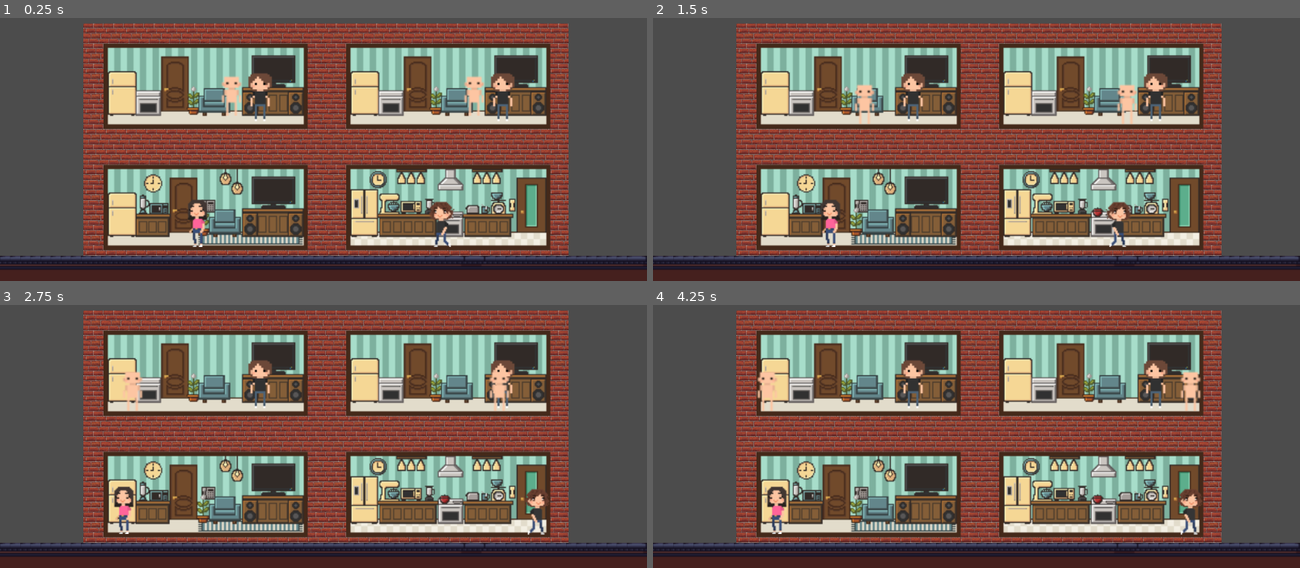
Above: before the commit, frames 1-4 (two rows, left to right).
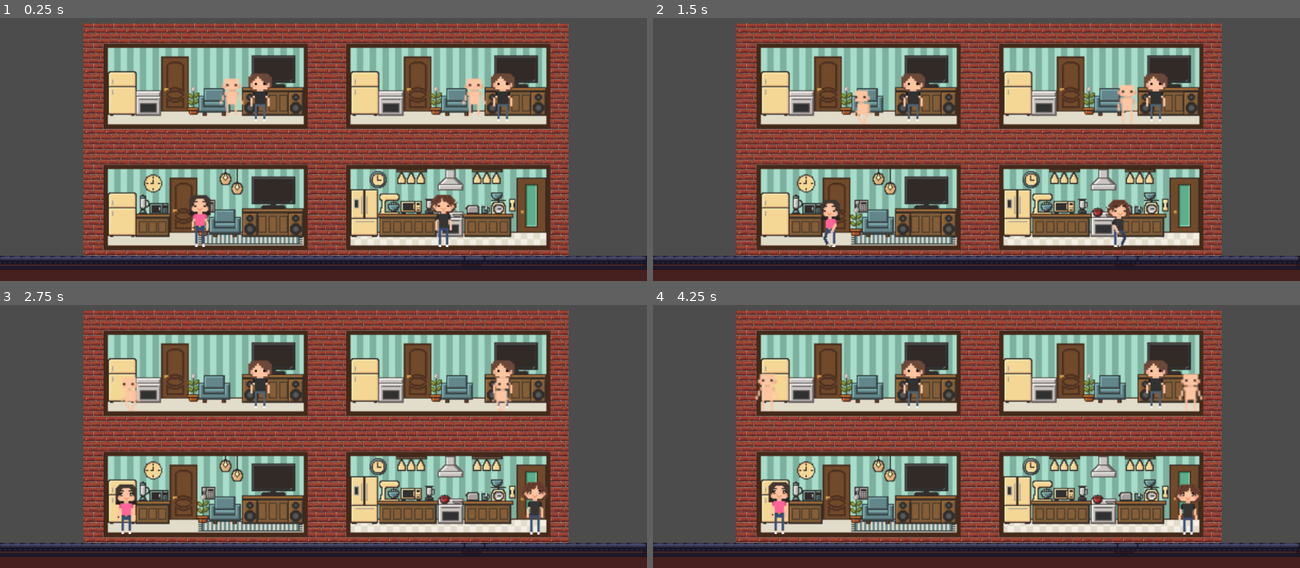
Above: after the commit, the same moments.

Repository: FloYanez/CapybaraRepublicGame
Game: Godot game, scene res://Escena/HotelV1.tscn
Same seed, same stepped clock (60 frames per second), same inputs: the game is played once before the commit and once after it. This scene is started directly instead of the project's main scene.
Inputs (mouse positions are in pixels of both pictures, inside the frame that each line leads up to):
- Up to frame 1 (0.25 s): no input
- Up to frame 2 (1.5 s): move the mouse to (1118, 73) at 0.52 s; move the mouse to (847, 110) at 1.27 s
- Up to frame 3 (2.75 s): move the mouse to (outside the picture) at 2.02 s
- Up to frame 4 (4.25 s): move the mouse to (944, 454) at 2.77 s; move the mouse to (1170, 436) at 3.52 s

The runs differ from the first frame. In frame 1, 1.1% of the frame differs, in the area x 29-76%, y 22-88%; in frame 2, 0.6%; in frame 3, 1.2%, in the area x 17-85%, y 25-88%; in frame 4, 1.0%.

Commit message:
inquilinos animados

Diff:
--- a/Escena/inquilinoA.tscn
+++ b/Escena/inquilinoA.tscn
@@ -159,6 +159,7 @@
 states/walk/node = SubResource( 6 )
 states/walk/position = Vector2( 430, 58 )
 transitions = [ "Idle", "walk", SubResource( 11 ), "walk", "Idle", SubResource( 12 ) ]
+start_node = "Idle"
 
 [sub_resource type="AnimationNodeStateMachinePlayback" id=10]
 
--- a/Escena/inquilinoERIC.tscn
+++ b/Escena/inquilinoERIC.tscn
@@ -184,6 +184,7 @@
 states/walk/node = SubResource( 11 )
 states/walk/position = Vector2( 345, 66 )
 transitions = [ "walk", "Idle", SubResource( 12 ), "Idle", "walk", SubResource( 13 ) ]
+start_node = "Idle"
 
 [sub_resource type="AnimationNodeStateMachinePlayback" id=10]
 
@@ -198,7 +199,7 @@
 [node name="Sprite" type="Sprite" parent="."]
 position = Vector2( -8, -3 )
 scale = Vector2( 1.5, 1.5 )
-texture = ExtResource( 2 )
+texture = ExtResource( 1 )
 hframes = 4
 
 [node name="AnimationPlayer" type="AnimationPlayer" parent="."]
--- a/Escena/inquilinoFLO.tscn
+++ b/Escena/inquilinoFLO.tscn
@@ -208,6 +208,7 @@
 states/walk/node = SubResource( 11 )
 states/walk/position = Vector2( 345, 66 )
 transitions = [ "walk", "Idle", SubResource( 12 ), "Idle", "walk", SubResource( 13 ) ]
+start_node = "Idle"
 
 [sub_resource type="AnimationNodeStateMachinePlayback" id=10]
 
@@ -222,9 +223,8 @@
 [node name="Sprite" type="Sprite" parent="."]
 position = Vector2( -8, -3 )
 scale = Vector2( 1.5, 1.5 )
-texture = ExtResource( 4 )
+texture = ExtResource( 2 )
 hframes = 4
-frame = 3
 
 [node name="AnimationPlayer" type="AnimationPlayer" parent="."]
 root_node = NodePath("../Sprite")
